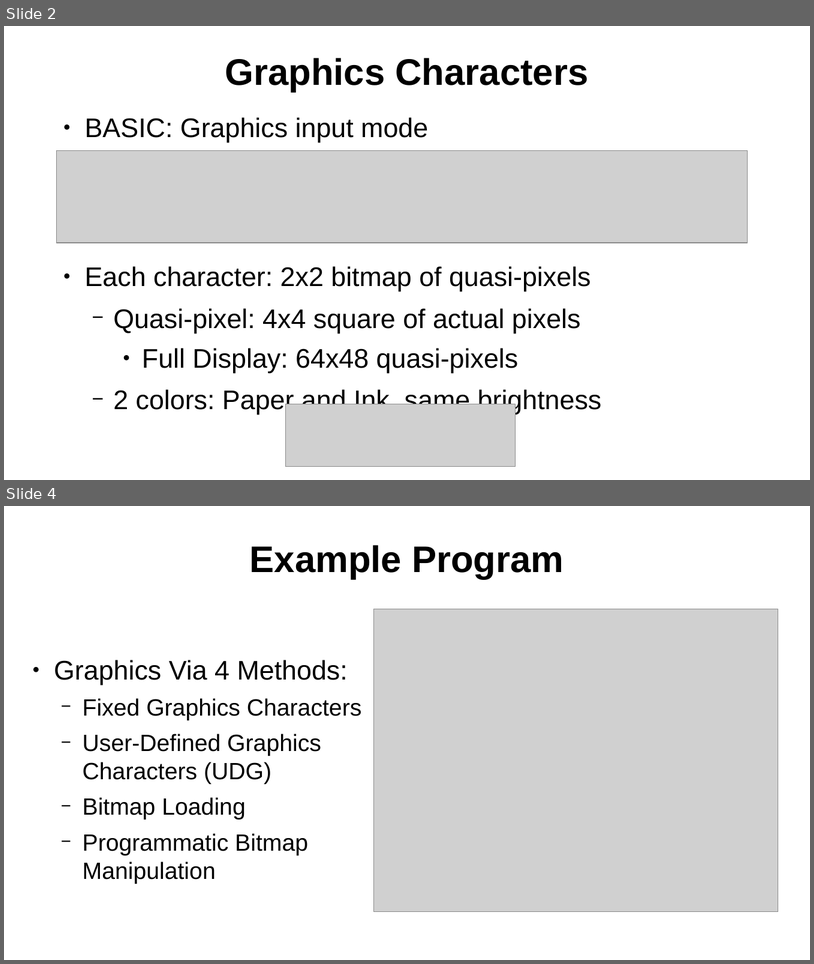
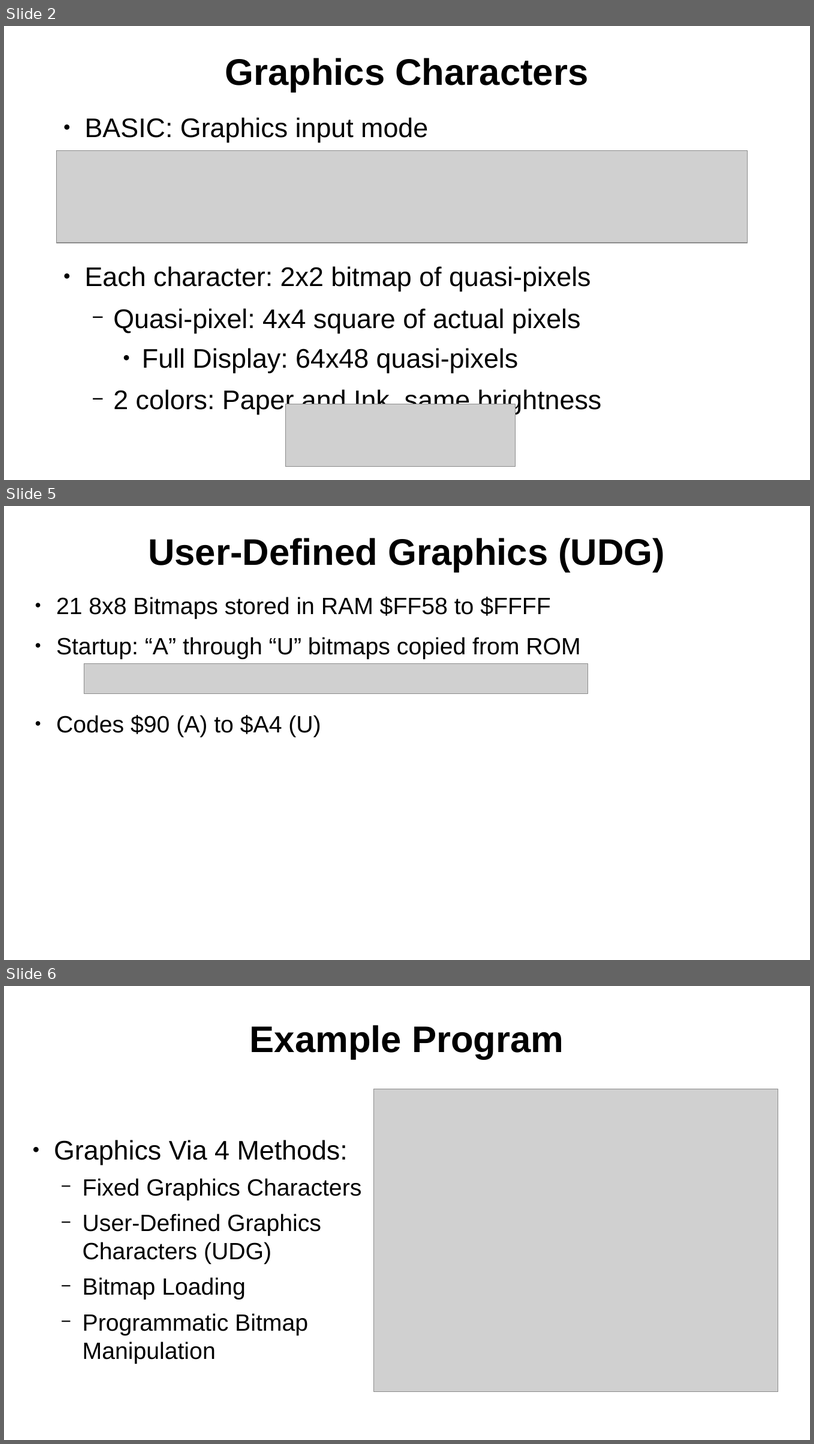
Before and after one commit to SlithyMatt/zxs-assembly-tutorial, a slide deck: Lesson11/Lesson11.odp. Shown one above the other, each under a label of ours: slides 2 and 4 before the commit, slides 2, 5 and 6 after it; the slides between them are not shown. The pictures are 814x964 and 814x1444 pixels, drawn with LibreOffice and Linux fonts; fonts in the diff are those of the drawing; grey boxes stand for pictures. Boxes give left, top, right and bottom in pixels: in the first picture for what was removed or moved away, otherwise in the second. Text is boxed around its words. In the diff, an @@ line names an element or a change of style, - is before the commit and + after.

```diff
--- a/Lesson11/Lesson11.odp
+++ b/Lesson11/Lesson11.odp
@@ slide 5 added at (4,506,810,960), background #FFFFFF @@
@@ title added at (148,538,665,572), 44 pt, text #000000, bold @@
+User-Defined Graphics (UDG)
@@ text added at (56,597,581,737), 28 pt, text #000000 @@
+● 21 8x8 Bitmaps stored in RAM $FF58 to $FFFF
+● Startup: “A” through “U” bitmaps copied from ROM
+● Codes $90 (A) to $A4 (U)
@@ picture added at (84,663,588,694) @@
@@ what was slide 4 is now slide 6 @@
```
Also in this commit, not shown: 1 slide changed, 1 other slide added, 1 other file.
